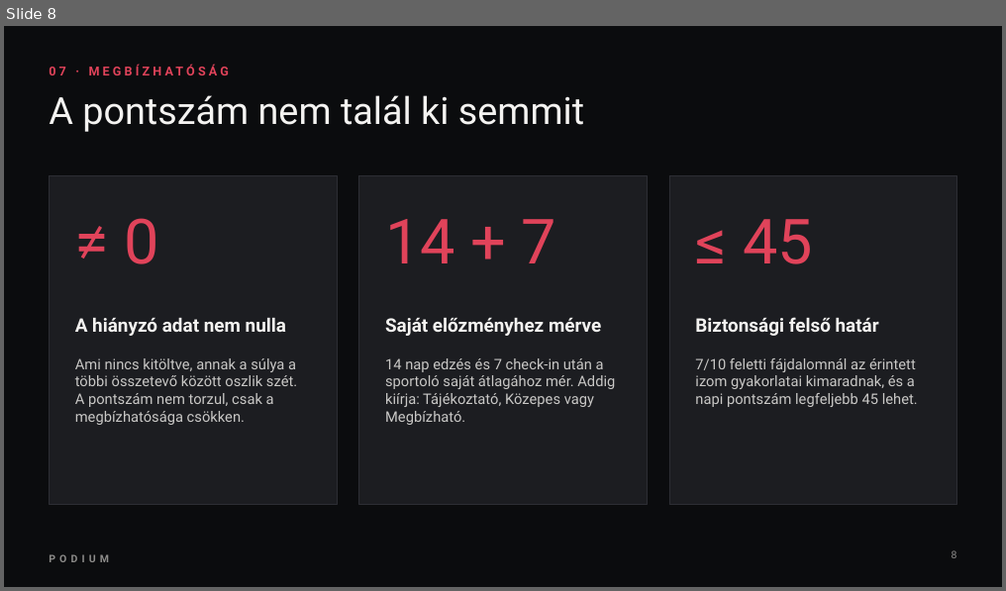
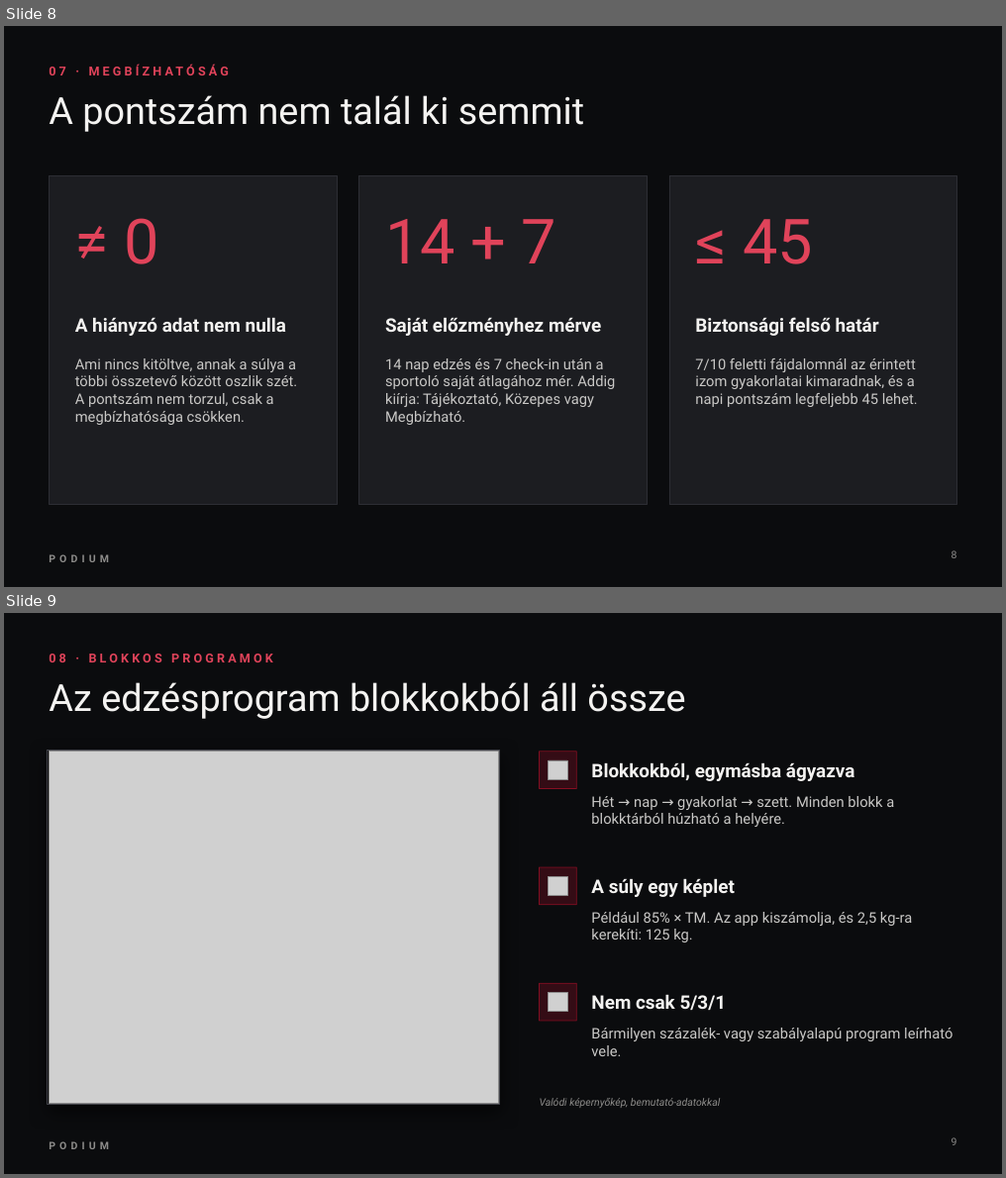
Before and after one commit to almateszem/repo, a slide deck: Prezentacio/Podium-bemutato.pptx. Shown one above the other, each under a label of ours: slide 8 before the commit, slides 8 and 9 after it. The pictures are 1006x591 and 1006x1178 pixels, drawn with LibreOffice and Linux fonts; fonts in the diff are those of the drawing; grey boxes stand for pictures; background and template pictures are left out. Boxes give left, top, right and bottom in pixels: in the first picture for what was removed or moved away, otherwise in the second. Text is boxed around its words. In the diff, an @@ line names an element or a change of style, - is before the commit and + after.

Commit message:
Prezentáció: frissített bemutató, előadás-szöveg és hibalista

```diff
--- a/Prezentacio/Podium-bemutato.pptx
+++ b/Prezentacio/Podium-bemutato.pptx
@@ slide 9 added at <box>4,613,1002,1174</box>, background picture (left out); not listed: 1 template element that a slide beside it also shows @@
@@ text added at <box>49,654,273,663</box>, 12 pt, text #E0435A, bold @@
+08 · BLOKKOS PROGRAMOK
@@ title added at <box>49,682,685,719</box>, 36 pt, text #F4F3F1 @@
+Az edzésprogram blokkokból áll össze
@@ rectangle added at <box>48,750,500,1105</box>, fill #050506, outline #44454C 1 pt @@
@@ picture added at <box>49,752,498,1103</box> @@
@@ rectangle added at <box>540,752,576,789</box>, fill #C8102E at 22% opacity, outline #C8102E 0.75 pt @@
@@ picture added at <box>548,761,567,780</box> @@
@@ text added at <box>591,762,855,781</box>, 18 pt, text #F4F3F1, bold @@
+Blokkokból, egymásba ágyazva
@@ text added at <box>591,796,894,827</box>, 14 pt, text #C9C8C6 @@
+Hét → nap → gyakorlat → szett. Minden blokk a blokktárból húzható a helyére.
@@ rectangle added at <box>540,867,576,905</box>, fill #C8102E at 22% opacity, outline #C8102E 0.75 pt @@
@@ picture added at <box>548,876,567,896</box> @@
@@ text added at <box>591,878,735,897</box>, 18 pt, text #F4F3F1, bold @@
+A súly egy képlet
@@ text added at <box>591,912,912,943</box>, 14 pt, text #C9C8C6 @@
+Például 85% × TM. Az app kiszámolja, és 2,5 kg-ra kerekíti: 125 kg.
@@ rectangle added at <box>540,983,576,1021</box>, fill #C8102E at 22% opacity, outline #C8102E 0.75 pt @@
@@ picture added at <box>548,992,567,1012</box> @@
@@ text added at <box>591,994,727,1010</box>, 18 pt, text #F4F3F1, bold @@
+Nem csak 5/3/1
@@ text added at <box>591,1028,952,1057</box>, 14 pt, text #C9C8C6 @@
+Bármilyen százalék- vagy szabályalapú program leírható vele.
@@ text added at <box>540,1098,720,1108</box>, 10 pt, text #8D8C8A, italic @@
+Valódi képernyőkép, bemutató-adatokkal
@@ page number added at <box>951,1138,957,1146</box>, 10 pt, text #8D8C8A @@
+9
```
Also in this commit, not shown: 6 slides changed, 2 other slides added, 2 other files.
